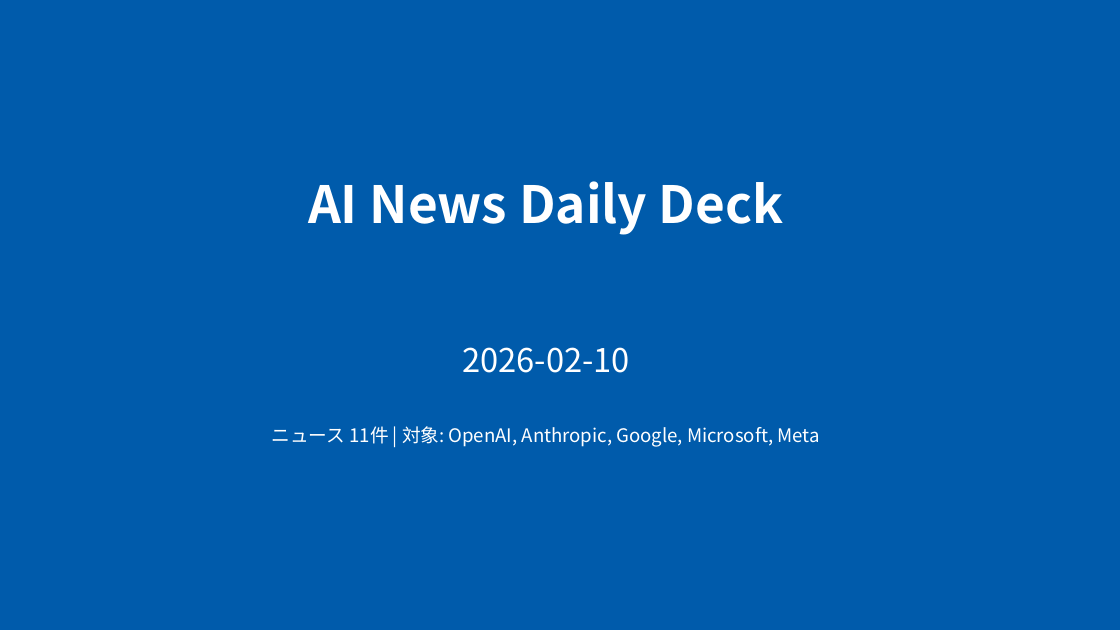
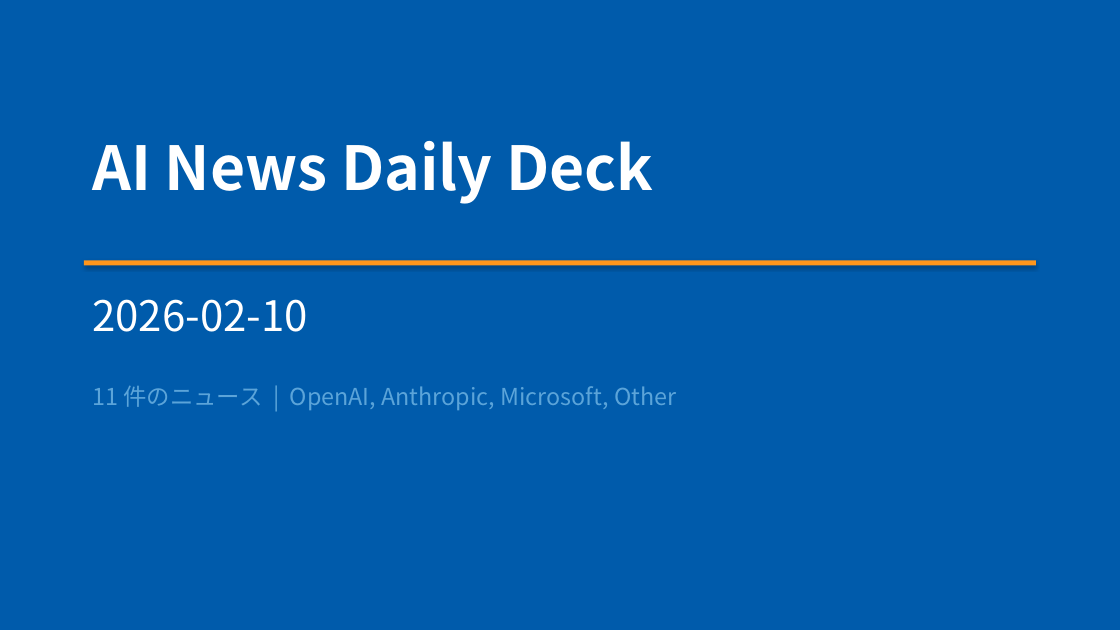
Before and after one commit to chel2311/ai-news-deck-reports, a slide deck: slide 1 of 2026-02-10/report.pptx. Drawn at 1120x630 pixels with LibreOffice and Linux fonts; fonts in the diff are those of the drawing. Boxes give left, top, right and bottom in pixels: in the first picture for what was removed or moved away, otherwise in the second. Text is boxed around its words. In the diff, an @@ line names an element or a change of style, - is before the commit and + after.

```diff
--- a/2026-02-10/report.pptx
+++ b/2026-02-10/report.pptx
@@ text "AI News Daily Deck": place and size @@
-text "AI News Daily Deck" at bbox=[308, 181, 784, 235]
+text "AI News Daily Deck" at bbox=[92, 141, 653, 204]
@@ text "AI News Daily Deck" at bbox=[92, 141, 653, 204]: size 44 to 52 pt; alignment centre to left @@
@@ rectangle added at bbox=[84, 260, 1036, 266], fill #FF961C @@
@@ text "2026-02-10": place and size @@
-text "2026-02-10" at bbox=[462, 347, 630, 373]
+text "2026-02-10" at bbox=[92, 299, 308, 332]
@@ text "2026-02-10" at bbox=[92, 299, 308, 332]: size 28 to 36 pt; alignment centre to left @@
@@ text at bbox=[92, 386, 676, 410]: text changed; size 16 to 20 pt; text colour #FFFFFF to #5BA4D9 @@
-ニュース 11件 | 対象: OpenAI, Anthropic, Google, Microsoft, Meta
+11 件のニュース | OpenAI, Anthropic, Microsoft, Other
```
Also in this commit, not shown: 7 other slides changed, 7 slides added, 1 slide removed, 7 other files.
